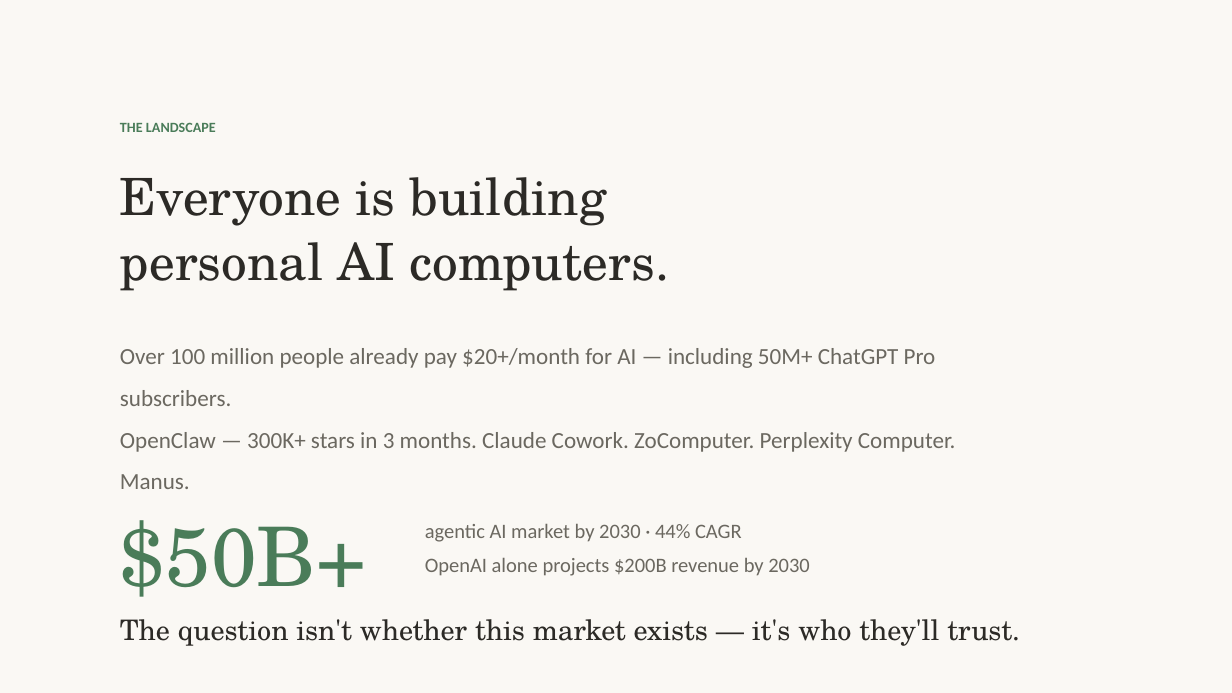
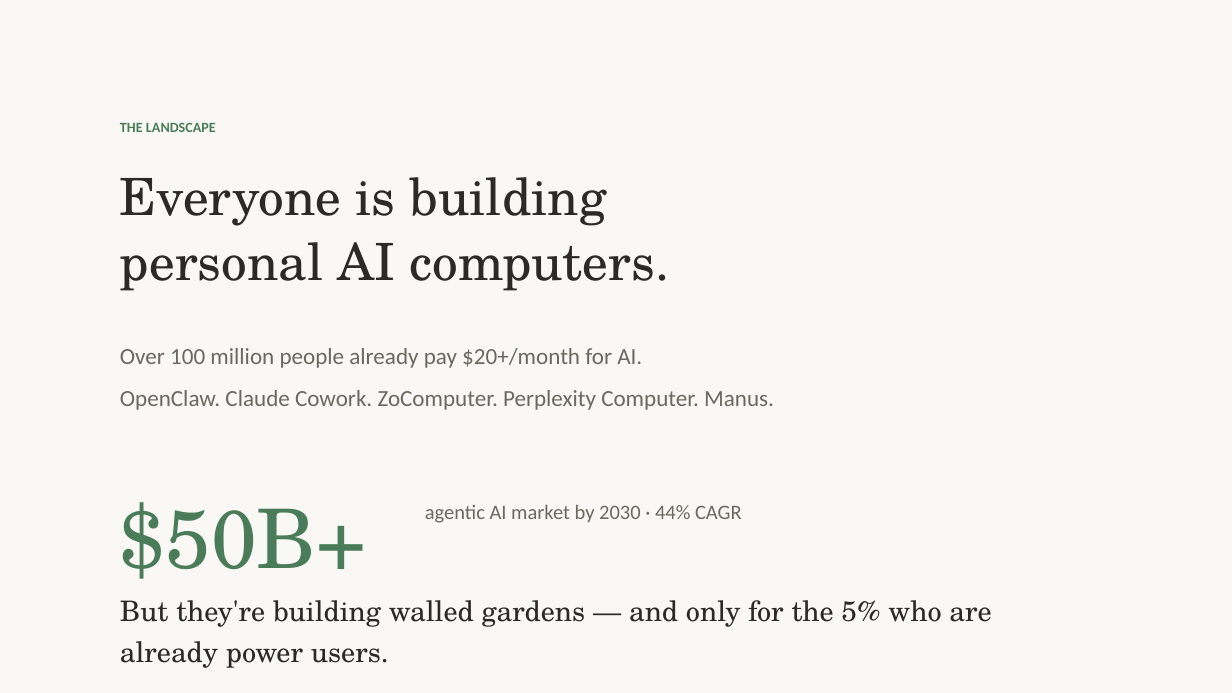
Before and after one commit to OpenParachutePBC/parachute-computer, a slide deck: slide 1 of nvc-pitch-deck.pptx (slide 2 before the commit). Drawn at 1232x693 pixels with LibreOffice and Linux fonts; fonts in the diff are those of the drawing. Boxes give left, top, right and bottom in pixels: in the first picture for what was removed or moved away, otherwise in the second. Text is boxed around its words. In the diff, an @@ line names an element or a change of style, - is before the commit and + after.

```diff
--- a/nvc-pitch-deck.pptx
+++ b/nvc-pitch-deck.pptx
@@ text at bbox=[120, 348, 774, 410]: text changed @@
-Over 100 million people already pay $20+/month for AI — including 50M+ ChatGPT Pro subscribers.
-OpenClaw — 300K+ stars in 3 months. Claude Cowork. ZoComputer. Perplexity Computer. Manus.
+Over 100 million people already pay $20+/month for AI.
+OpenClaw. Claude Cowork. ZoComputer. Perplexity Computer. Manus.
@@ text "$50B+": place and size @@
-text "$50B+" at bbox=[120, 520, 366, 597]
+text "$50B+" at bbox=[120, 502, 366, 579]
@@ text at bbox=[425, 505, 742, 523]: text changed @@
-agentic AI market by 2030 · 44% CAGR
-OpenAI alone projects $200B revenue by 2030
+agentic AI market by 2030 · 44% CAGR
@@ text at bbox=[120, 600, 991, 668]: text changed @@
-The question isn't whether this market exists — it's who they'll trust.
+But they're building walled gardens — and only for the 5% who are already power users.
```
Also in this commit, not shown: 5 other slides changed, 2 slides removed, 2 other files.
